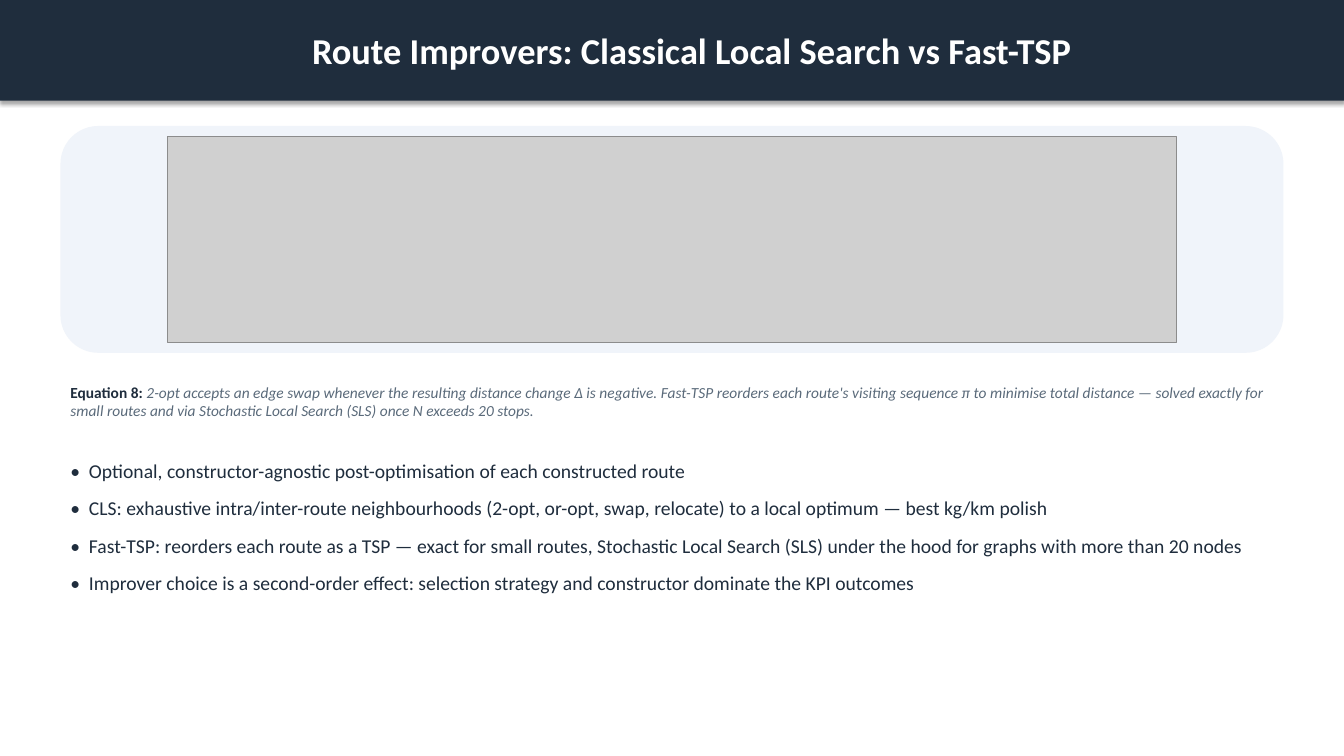
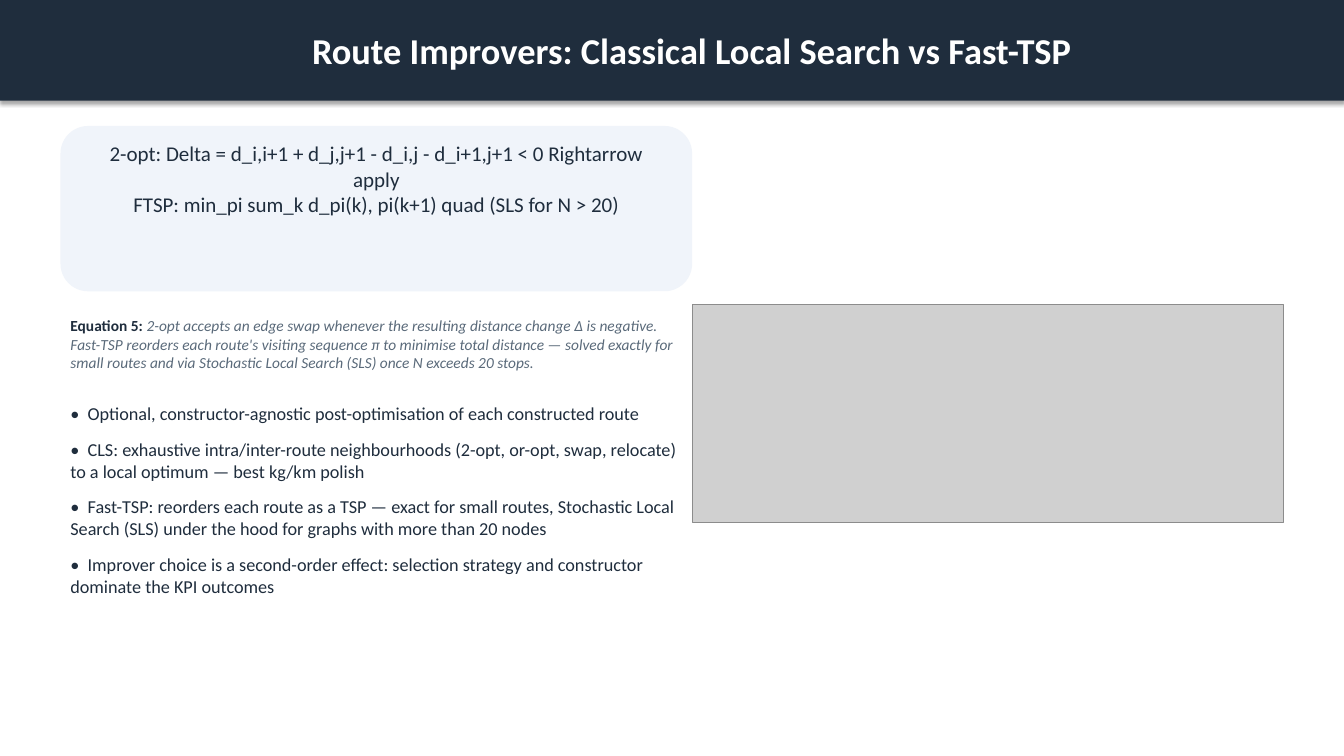
Before and after one commit to ACFHarbinger/WSmartPlus-Route, a slide deck: slide 10 of assets/windows/wsmart_route_results.pptx (slide 11 before the commit). Drawn at 1344x756 pixels with LibreOffice and Linux fonts; fonts in the diff are those of the drawing; grey boxes stand for pictures. Boxes give left, top, right and bottom in pixels: in the first picture for what was removed or moved away, otherwise in the second. Text is boxed around its words. In the diff, an @@ line names an element or a change of style, - is before the commit and + after.

```diff
--- a/assets/windows/wsmart_route_results.pptx
+++ b/assets/windows/wsmart_route_results.pptx
@@ rounded rectangle resized from (x1=60, y1=126, x2=1284, y2=353) to (x1=60, y1=126, x2=693, y2=291) @@
@@ text added at (x1=110, y1=146, x2=642, y2=216), 15 pt, text #1F2D3D @@
+2-opt: Delta = d_i,i+1 + d_j,j+1 - d_i,j - d_i+1,j+1 < 0 Rightarrow apply
+FTSP: min_pi sum_k d_pi(k), pi(k+1) quad (SLS for N > 20)
@@ picture removed at (x1=167, y1=136, x2=1177, y2=343) @@
@@ text at (x1=70, y1=320, x2=673, y2=371): text changed @@
-Equation 8: 2-opt accepts an edge swap whenever the resulting distance change Δ is negative. Fast-TSP reorders each route's visiting sequence π to minimise total distance — solved exactly for small routes and via Stochastic Local Search (SLS) once N exceeds 20 stops.
+Equation 5: 2-opt accepts an edge swap whenever the resulting distance change Δ is negative. Fast-TSP reorders each route's visiting sequence π to minimise total distance — solved exactly for small routes and via Stochastic Local Search (SLS) once N exceeds 20 stops.
@@ picture added at (x1=693, y1=304, x2=1285, y2=522) @@
@@ text "• Optional, constructor-agnostic post-optimisation of ..." moved from (x1=89, y1=464, x2=1241, y2=594) to (x1=70, y1=407, x2=676, y2=593) @@
@@ text "• Optional, constructor-agnostic post-optimisation of ..." at (x1=70, y1=407, x2=676, y2=593): size 14 to 13 pt @@
```
Also in this commit, not shown: 14 other slides changed, 5 slides added, 4 slides removed, 46 other files.
